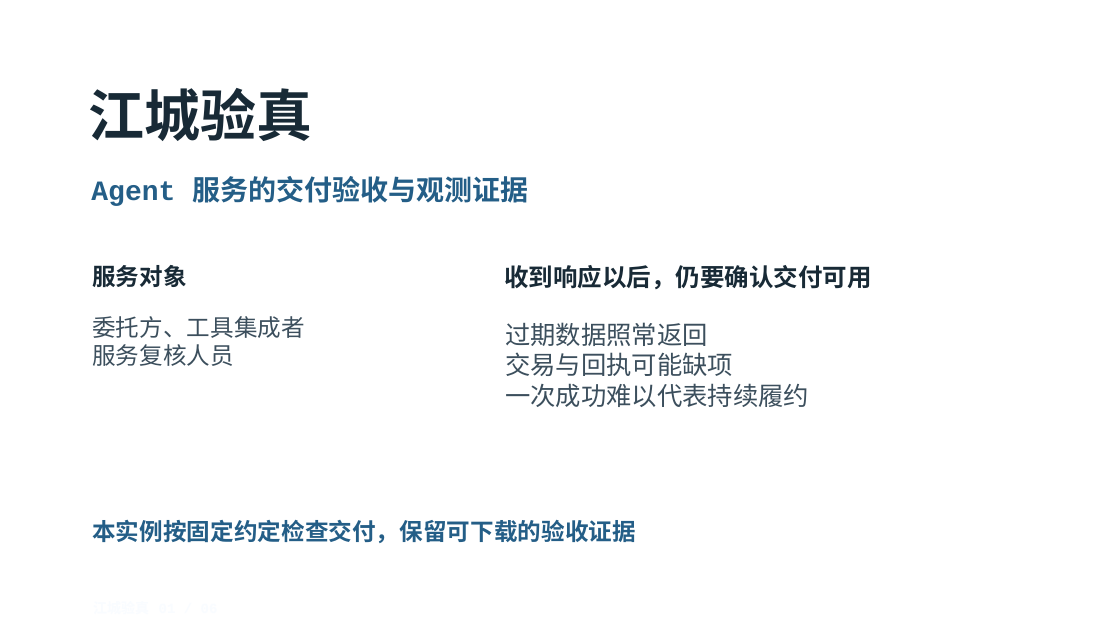
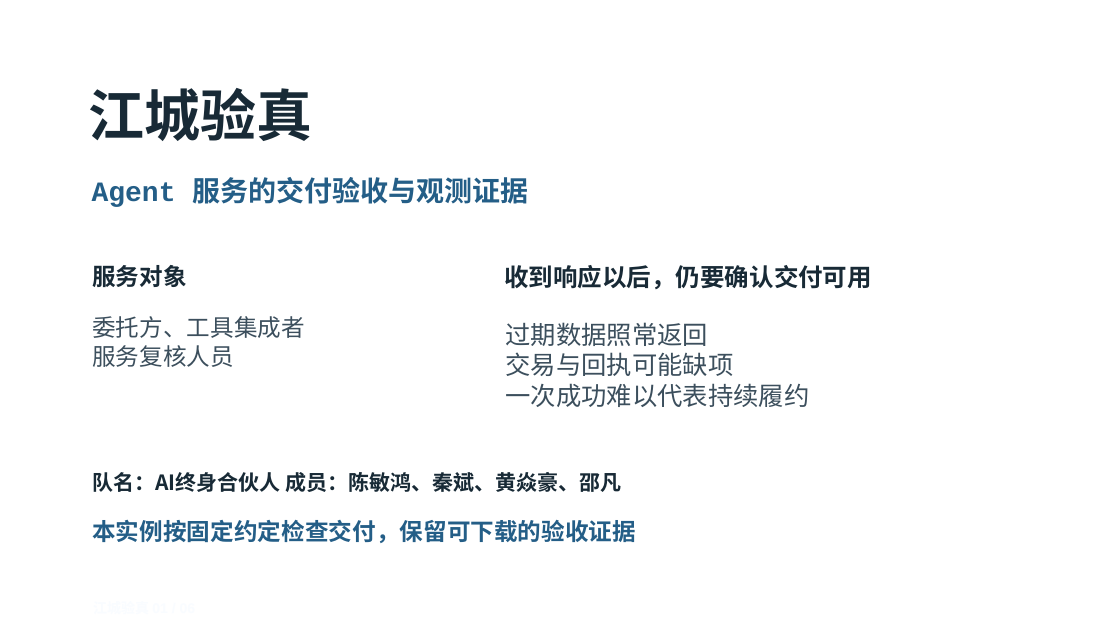
Before and after one commit to c13829663320-debug/wuhan-agent-trust, a slide deck: slide 1 of public/resources/pitch.pptx. Drawn at 1120x630 pixels with LibreOffice and Linux fonts; fonts in the diff are those of the drawing; background and template pictures are left out. Boxes give left, top, right and bottom in pixels: in the first picture for what was removed or moved away, otherwise in the second. Text is boxed around its words. In the diff, an @@ line names an element or a change of style, - is before the commit and + after.

Commit message:
docs: 封面补充队名「AI终身合伙人」与成员名单

```diff
--- a/public/resources/pitch.pptx
+++ b/public/resources/pitch.pptx
@@ rounded rectangle at <box>45,34,1075,588</box>: outline #FFFFFF 0.75 pt to #FFFFFF 1 pt @@
@@ text added at <box>92,472,622,492</box>, 18 pt, text #182A36, bold @@
+队名：AI终身合伙人 成员：陈敏鸿、秦斌、黄焱豪、邵凡
```
Also in this commit, not shown: 5 other slides changed.
